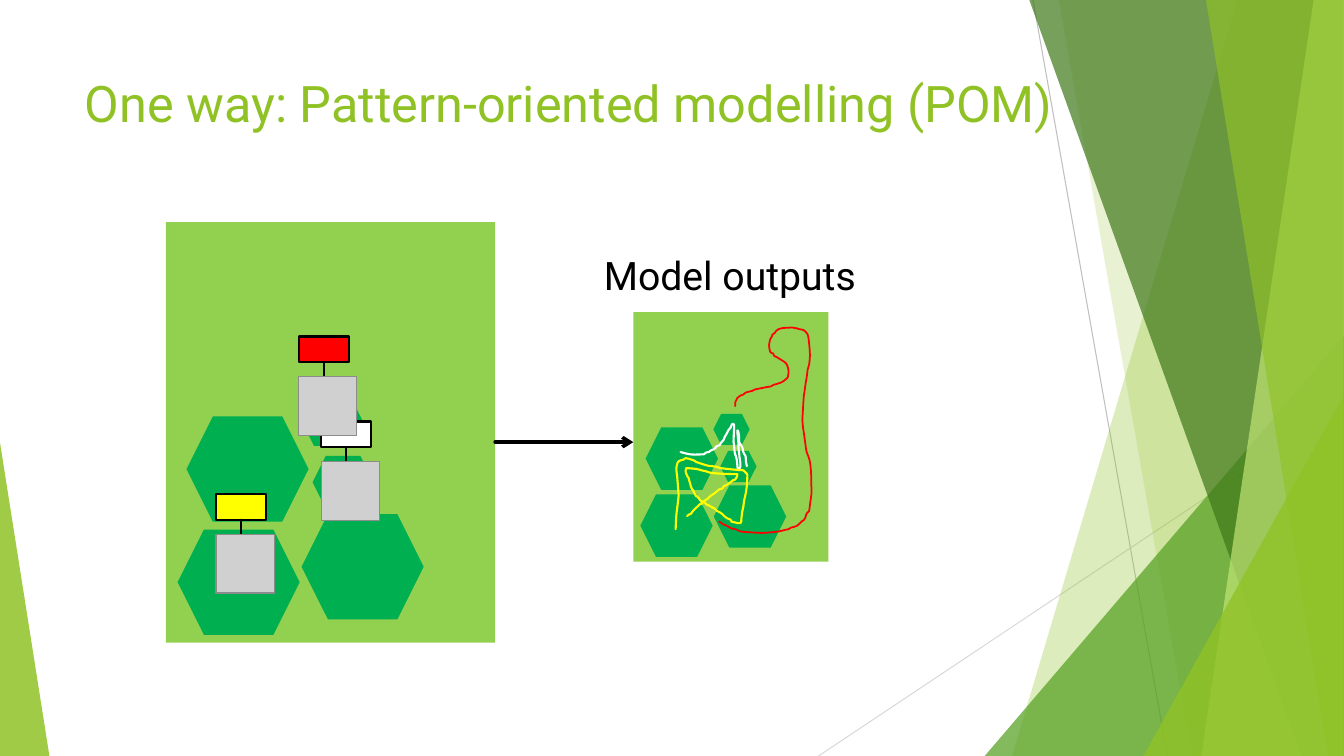
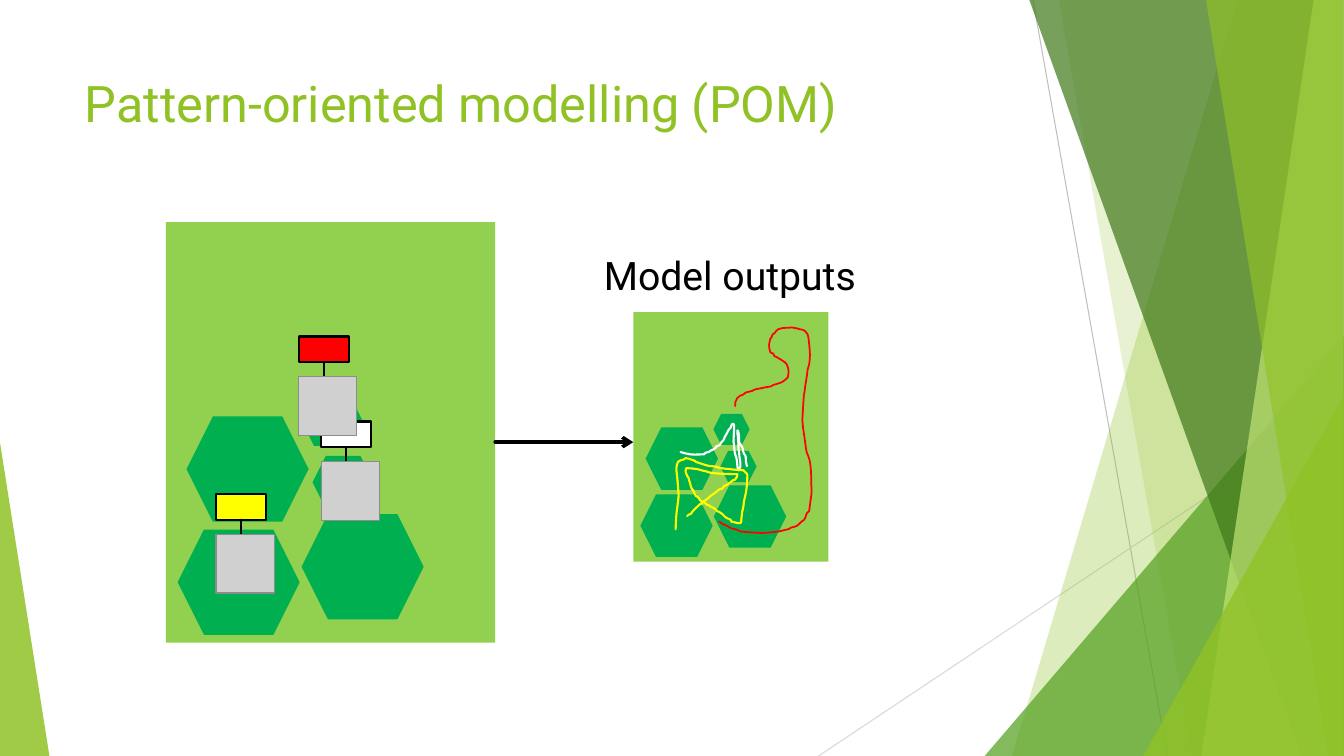
Before and after one commit to SarahBauduin/formation_IBM_NetLogoR, a slide deck: slide 5 of docs/slides/4_Parameter.pptx. Drawn at 1344x756 pixels with LibreOffice and Linux fonts; fonts in the diff are those of the drawing; grey boxes stand for pictures. Boxes give left, top, right and bottom in pixels: in the first picture for what was removed or moved away, otherwise in the second. Text is boxed around its words. In the diff, an @@ line names an element or a change of style, - is before the commit and + after.

```diff
--- a/docs/slides/4_Parameter.pptx
+++ b/docs/slides/4_Parameter.pptx
@@ title at box(85, 82, 837, 134): text changed @@
-One way: Pattern-oriented modelling (POM)
+Pattern-oriented modelling (POM)
```
Also in this commit, not shown: 7 other slides changed, 1 slide added, 19 other files.
